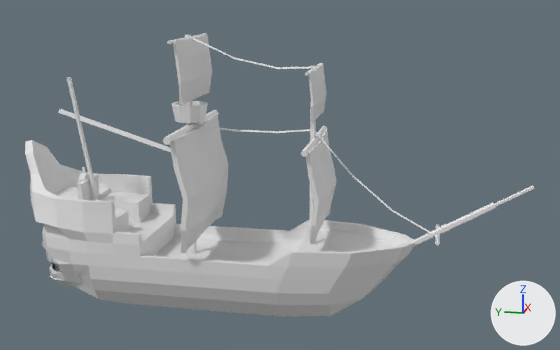
The FBX model TreasureDefence/Assets/Models/Enemies/TD_Model_Ship_BlackLadyShip.fbx as it was, and as the next commit left it.
Before and after are seen from a 50 mm lens placed at (-112.7, -37.7, 48.0), pointed at (0.7, -15.0, 19.6). Every picture has the same lights, and +X, +Y and +Z are marked at lower right. Where no turn or scale is listed for an object, it has been applied to the vertices.

The first picture shows 'TheBlackLady_Mesh'.
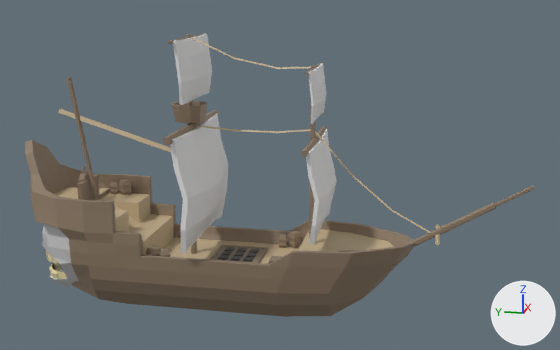
Where the change shows, as pixel boxes [x1, y1, x2, y2] in the pictures (560 x 350 px):
'Cube', added (brown): after [209, 245, 268, 263]
'Cylinder.003', added: after [287, 231, 302, 249]
'Cylinder.005', added: after [119, 179, 132, 195]
'Cylinder', added: after [146, 247, 160, 256]
'Cylinder.004', added: after [279, 235, 287, 248]
'Cylinder.006', added: after [110, 182, 118, 194]
'Cylinder.002', added: after [160, 248, 171, 257]
'Cube.011', added: after [269, 256, 283, 264]
part 1 of me_cube, recoloured (grey to brown): [25, 140, 415, 317] in both
part 2 of me_cube, recoloured (grey to beige): [99, 192, 393, 264] in both
part 3 of me_cube, recoloured (grey to brown): [67, 33, 534, 254] in both
part 4 of me_cube, recoloured (white to beige): [55, 37, 440, 246] in both
part 5 of me_cube, recoloured: [170, 34, 332, 253] in both
part 6 of me_cube, recoloured: [46, 251, 60, 277] in both

The edits, one by one:
Material 'ShipDeck' (mat_shipdeck) is new.
Its base color is (0.57, 0.443, 0.271) (beige #c7b28e).
Material 'Sail' (mat_sail) is new.
Its base color is (0.814, 0.814, 0.814) (white #e9e9e9).
Material 'Teeth' (mat_teeth) is new.
Its base color is (1.0, 0.87, 0.487) (beige #fff0b9).
Its metallic is 0.352.
Its roughness is 0.0.
Material 'Skull' (mat_skull) is new.
Its base color is (0.615, 0.615, 0.615) (light grey #cecece).
Its roughness is 0.4.
Material 'ShipMain' (mat_shipmain) is new.
Its base color is (0.26, 0.19, 0.128) (brown #8b7964).
me_cube has 1028 vertices, 980 faces and spans x -12.2..12.2, y -52.3..26.7, z -3.4..40.7.
me_cube is used by ob_theblacklady_mesh; location (0.0, 0.0, 0.0).
me_cube part 1: 273 faces spanning x -9.0..9.0, y -36.1..26.7, z -3.4..23.6 switch from mat_material (white #e7e7e7) to mat_shipmain (brown #8b7964).
me_cube part 2: 39 faces spanning x -8.1..8.1, y -32.9..21.5, z 6.3..13.5 switch from mat_material (white #e7e7e7) to mat_shipdeck (beige #c7b28e).
me_cube part 3: 209 faces spanning x -12.2..12.2, y -52.3..21.9, z 5.6..40.7 switch from mat_material_001 (white #e7e7e7) to mat_shipmain (brown #8b7964).
me_cube part 4: 49 faces spanning x -7.9..7.9, y -39.4..21.9, z 11.5..40.7 switch from mat_material_001 (white #e7e7e7) to mat_shipdeck (beige #c7b28e).
me_cube part 5: 212 faces spanning x -11.1..11.2, y -23.5..-1.4, z 9.6..40.3 switch from mat_material_001 (white #e7e7e7) to mat_sail (white #e9e9e9).
me_cube part 6: 94 faces spanning x -5.8..5.8, y 18.6..24.1, z 1.0..6.8 switch from mat_material_005 (light grey #cacaca) to mat_teeth (beige #fff0b9).
me_cube now uses material mat_skull (light grey #cecece).
Mesh me_cylinder_003 is new.
It has 24 vertices, 22 faces and spans x -1.04..1.04, y -1.04..1.04, z -1.26..1.26.
It uses material mat_shipmain (brown #8b7964).
Mesh me_cylinder is new.
It has 24 vertices, 22 faces and spans x -1.16..1.16, y -1.16..1.16, z -1.26..1.26.
It uses material mat_shipmain (brown #8b7964).
Mesh me_cube_014 is new.
It is a box spanning x -1.12..1.12, y -1.12..1.12, z -1.12..1.12.
It uses material mat_shipmain (brown #8b7964).
Mesh me_cube_003 is new.
It has 16 vertices, 14 faces and spans x -3.85..3.85, y -12.42..-4.73, z 5.58..6.67.
It uses material mat_shipmain (brown #8b7964).
Mesh me_cylinder_007 is new.
It has 24 vertices, 22 faces and spans x -0.82..0.82, y -0.82..0.82, z -0.95..0.95.
It uses material mat_shipmain (brown #8b7964).
Mesh me_cylinder_005 is new.
It has 24 vertices, 22 faces and spans x -0.73..0.73, y -0.73..0.73, z -1.0..1.0.
It uses material mat_shipmain (brown #8b7964).
Mesh me_cylinder_004 is new.
It has 24 vertices, 22 faces and spans x -1.15..1.15, y -1.15..1.15, z -1.26..1.26.
It uses material mat_shipmain (brown #8b7964).
Object 'Cylinder.002' (ob_cylinder_002) is new; it shows me_cylinder_003.
Its location is (-6.0, 1.5, 7.6).
Object 'Cylinder' (ob_cylinder) is new; it shows me_cylinder.
Its location is (-6.0, 3.4, 7.6).
Object 'Cylinder.005' (ob_cylinder_005) is new; it shows a copy of me_cylinder.
Its location is (6.8, 12.8, 14.7).
Object 'Cube.011' (ob_cube_011) is new; it shows me_cube_014.
Its location is (-5.9, -16.0, 7.4).
Object 'Cube' (ob_cube) is new; it shows me_cube_003.
Its location is (0.0, 0.0, 0.0).
Object 'Cylinder.006' (ob_cylinder_006) is new; it shows me_cylinder_007.
Its location is (6.8, 14.9, 14.4).
Object 'Cylinder.004' (ob_cylinder_004) is new; it shows me_cylinder_005.
Its location is (5.7, -14.5, 7.2).
Object 'Cylinder.003' (ob_cylinder_003) is new; it shows me_cylinder_004.
Its location is (6.0, -16.4, 7.6).
